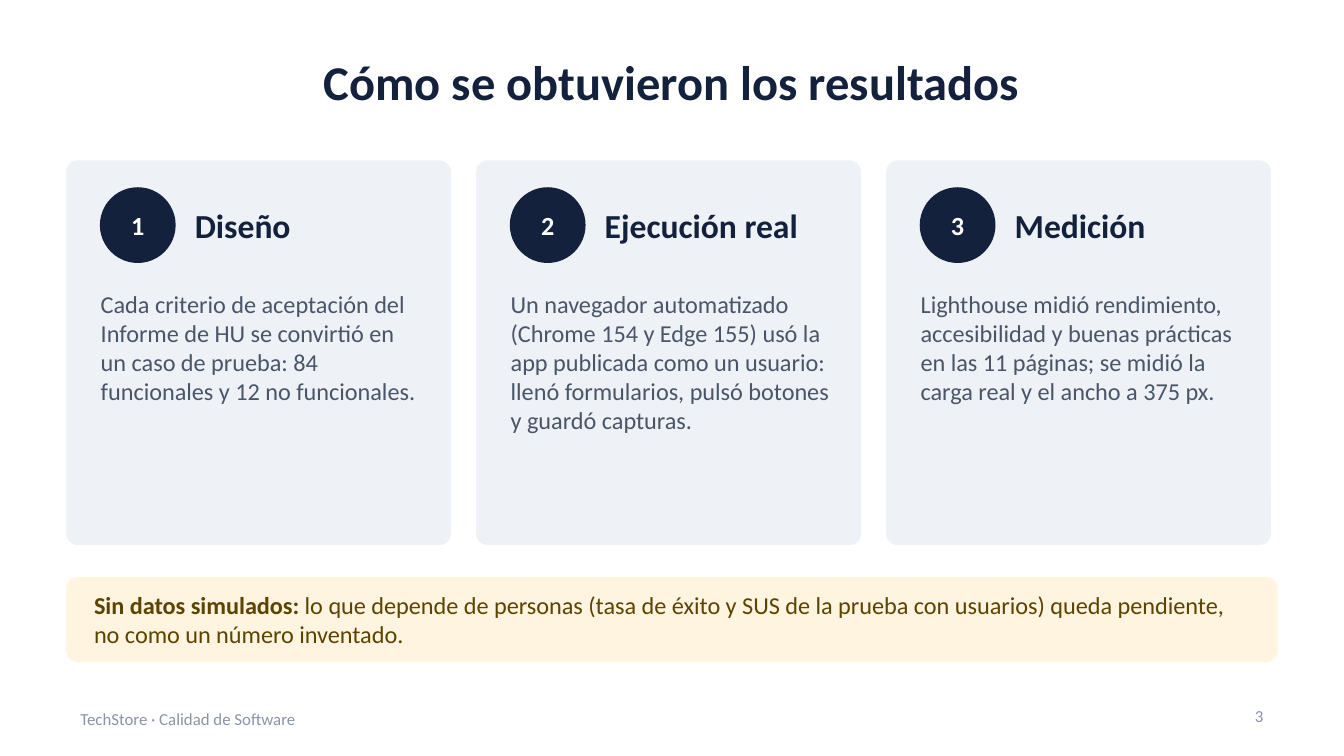
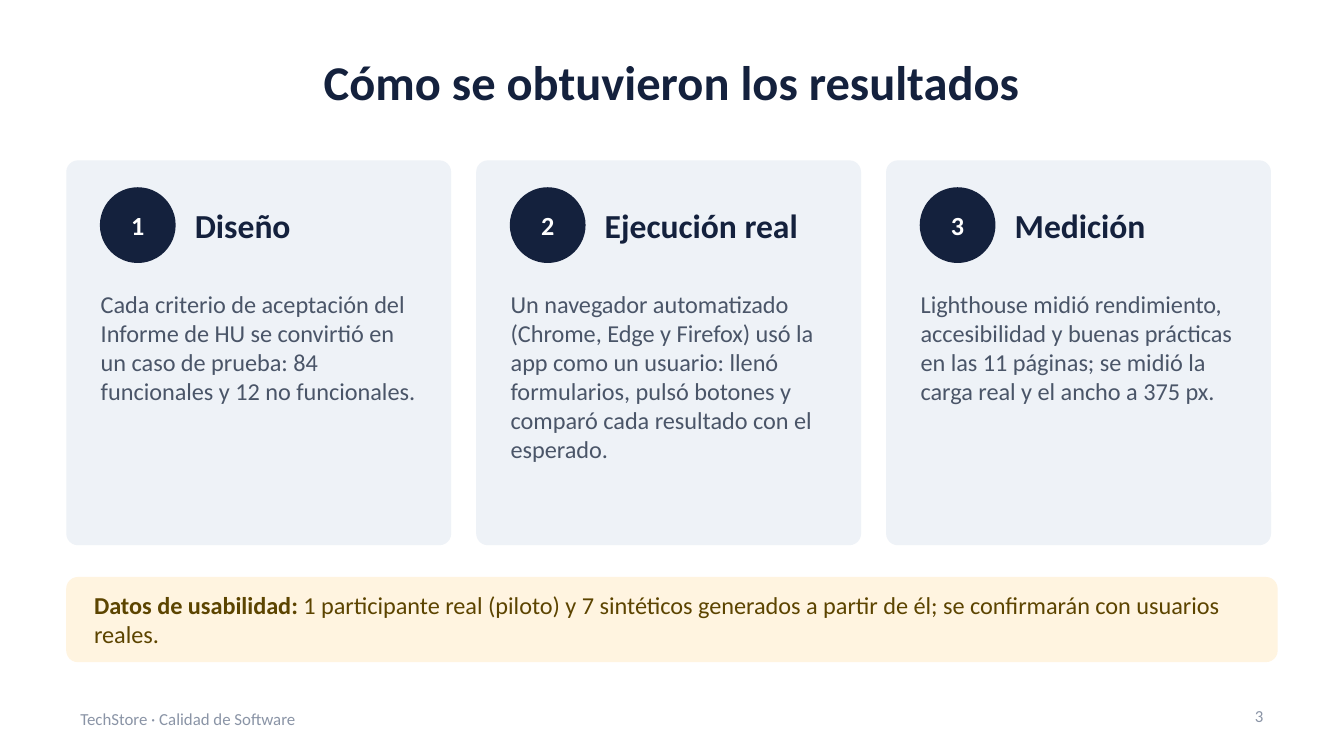
Before and after one commit to diegoaaron/calidadProyecto, a slide deck: slide 3 of docs/Presentacion_Pruebas_Calidad_Conformidad.pptx. Drawn at 1344x756 pixels with LibreOffice and Linux fonts; fonts in the diff are those of the drawing. Boxes give left, top, right and bottom in pixels: in the first picture for what was removed or moved away, otherwise in the second. Text is boxed around its words. In the diff, an @@ line names an element or a change of style, - is before the commit and + after.

Commit message:
Análisis de usabilidad, ejecución del Plan de Pruebas y actualización de los planes
- Analisis_de_Usabilidad.docx: 8 participantes (1 piloto real y 7 sintéticos),
  90 % de éxito y SUS 84,4.
- Plan de Pruebas v1.1: 96/96 casos aprobados en Chrome, Edge y Firefox,
  defectos corregidos y regresión (sección 13 y Anexo D).
- Plan de Calidad v1.1: 13 de 14 métricas cumplen; MTTR de 15 días.
- Prueba de Conformidad v1.1: NC-01 corregida y CC06 repetido.
- Presentación y CLAUDE.md actualizados.

```diff
--- a/docs/Presentacion_Pruebas_Calidad_Conformidad.pptx
+++ b/docs/Presentacion_Pruebas_Calidad_Conformidad.pptx
@@ text at [511,296,813,462]: text changed @@
-Un navegador automatizado (Chrome 154 y Edge 155) usó la app publicada como un usuario: llenó formularios, pulsó botones y guardó capturas.
+Un navegador automatizado (Chrome, Edge y Firefox) usó la app como un usuario: llenó formularios, pulsó botones y comparó cada resultado con el esperado.
@@ text at [94,596,1219,643]: text changed @@
-Sin datos simulados: lo que depende de personas (tasa de éxito y SUS de la prueba con usuarios) queda pendiente, no como un número inventado.
+Datos de usabilidad: 1 participante real (piloto) y 7 sintéticos generados a partir de él; se confirmarán con usuarios reales.
```
Also in this commit, not shown: 5 other slides changed, 5 other files.
